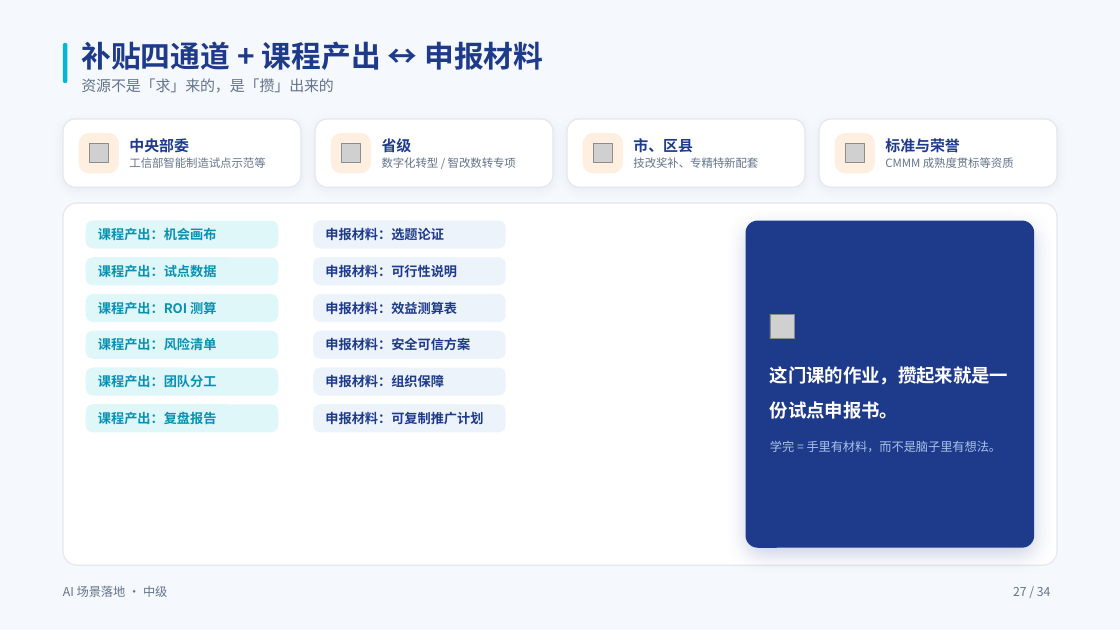
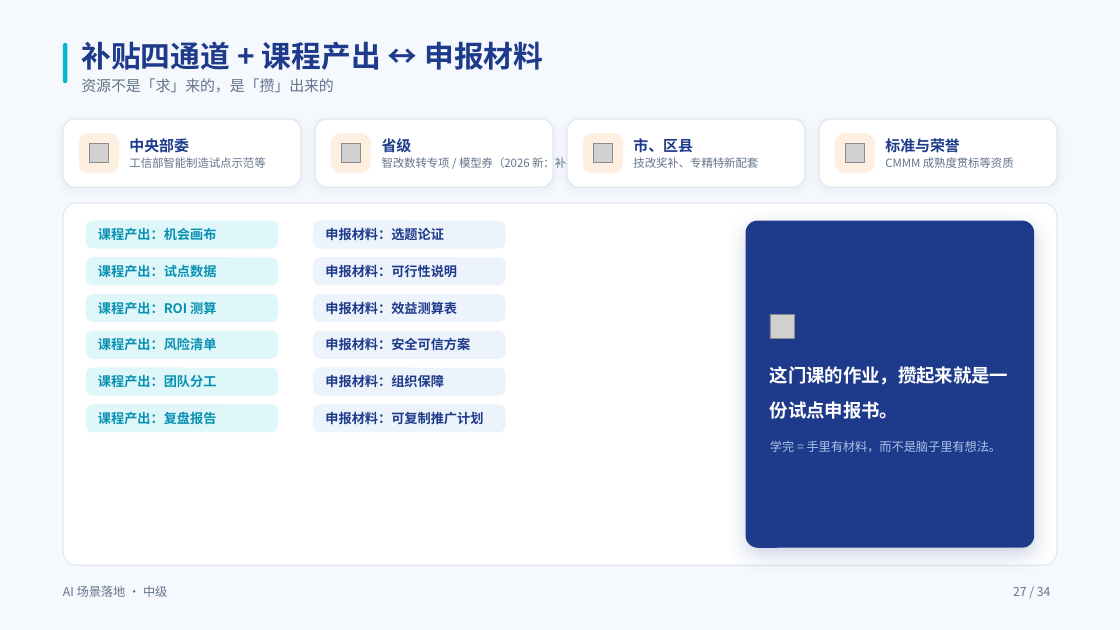
Before and after one commit to swift3000/qiyepinpeixun, a slide deck: slide 27 of 企业AI培训_交付包/中级课程_完整交付包/03_PPT课件/中级_落地层_PPT.pptx. Drawn at 1120x630 pixels with LibreOffice and Linux fonts; fonts in the diff are those of the drawing; grey boxes stand for pictures; background and template pictures are left out. Boxes give left, top, right and bottom in pixels: in the first picture for what was removed or moved away, otherwise in the second. Text is boxed around its words. In the diff, an @@ line names an element or a change of style, - is before the commit and + after.

```diff
--- a/企业AI培训_交付包/中级课程_完整交付包/03_PPT课件/中级_落地层_PPT.pptx
+++ b/企业AI培训_交付包/中级课程_完整交付包/03_PPT课件/中级_落地层_PPT.pptx
@@ text at (x1=382, y1=156, x2=627, y2=168): text changed @@
-数字化转型 / 智改数转专项
+智改数转专项 / 模型券（2026 新：补模型/算力）
```
Also in this commit, not shown: 1 other slide changed, 3 other files.
